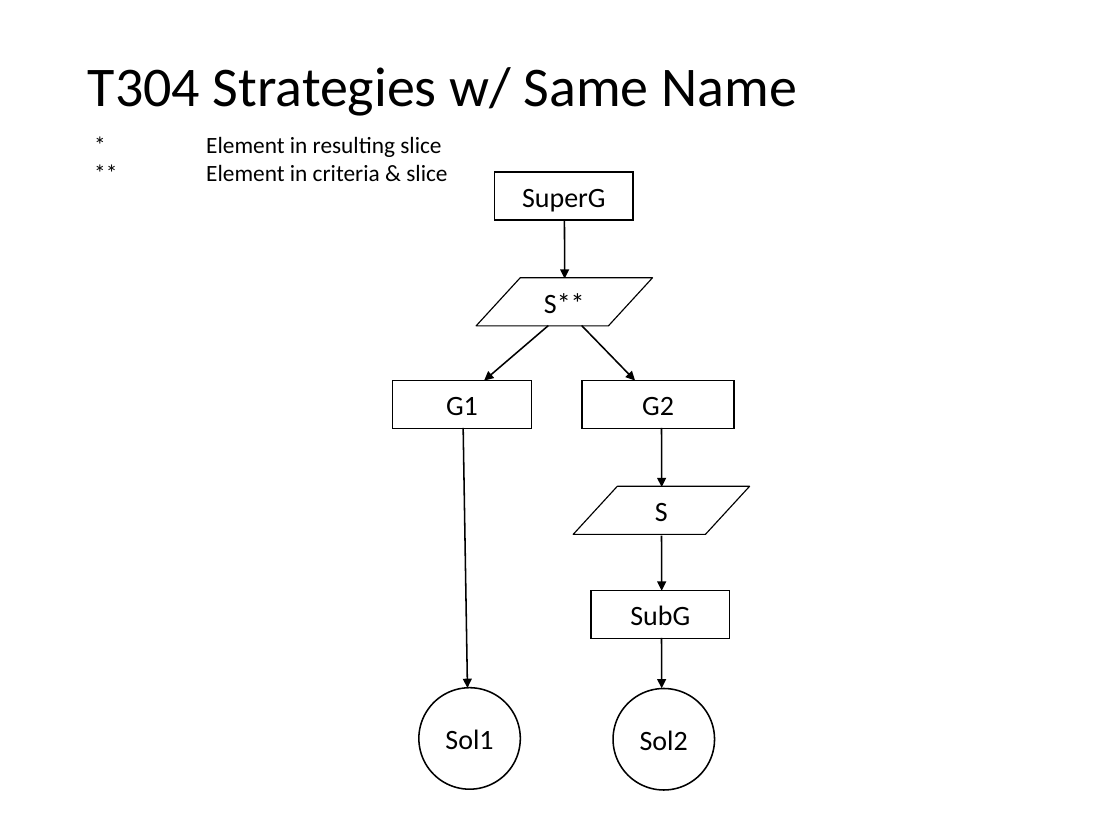
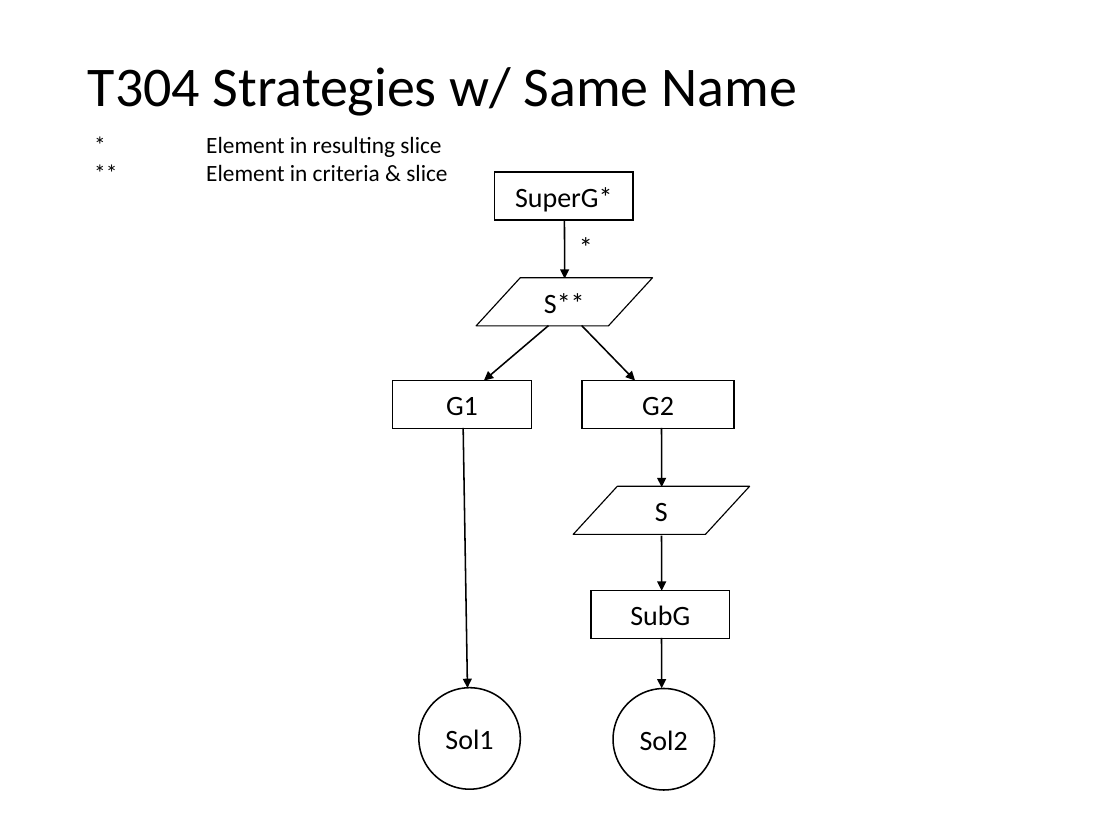
Before and after one commit to nlsfung/MMINT_Examples, a slide deck: slide 15 of GSNSliceRecheckTestSuite/TestSuite.ppt. Drawn at 1120x840 pixels with LibreOffice and Linux fonts; fonts in the diff are those of the drawing. Boxes give left, top, right and bottom in pixels: in the first picture for what was removed or moved away, otherwise in the second. Text is boxed around its words. In the diff, an @@ line names an element or a change of style, - is before the commit and + after.

```diff
--- a/GSNSliceRecheckTestSuite/TestSuite.ppt
+++ b/GSNSliceRecheckTestSuite/TestSuite.ppt
@@ text in rectangle at (515,187,612,212): text changed @@
-SuperG
+SuperG*
@@ text added at (568,224,604,269), 18 pt, text #000000 @@
+*
```
Also in this commit, not shown: 12 other slides changed.
